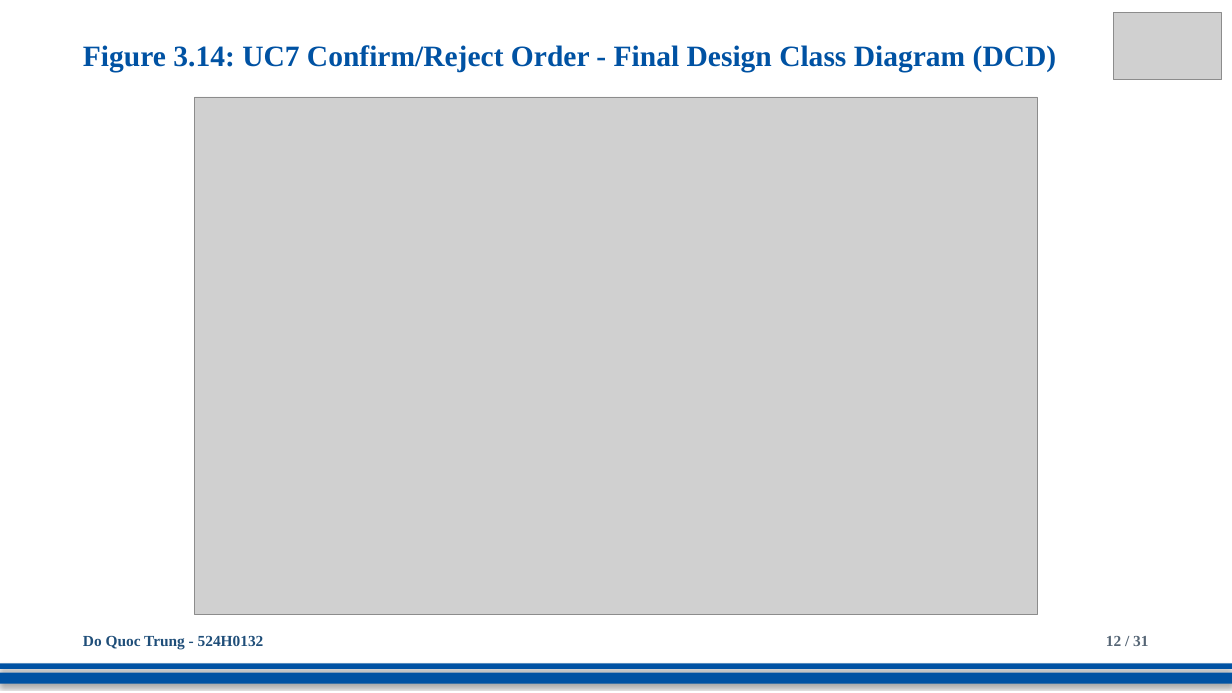
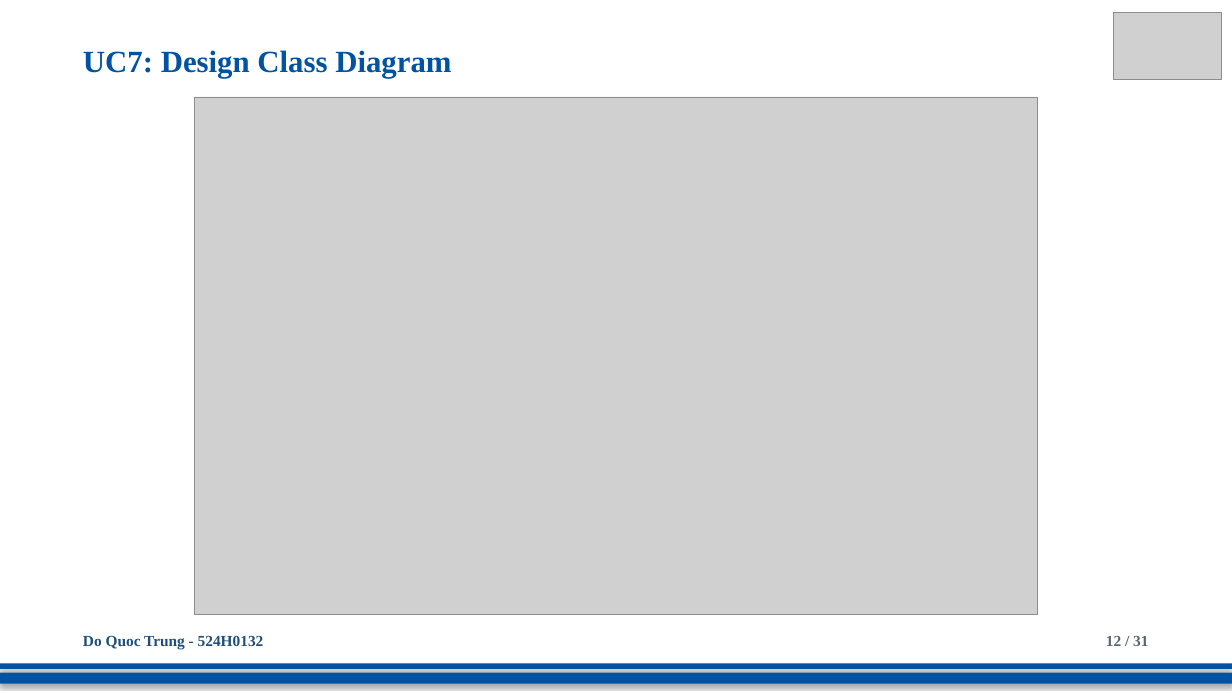
Before and after one commit to DoQuocTrung06/SaigonBite-RAD-TeamF10, a slide deck: slide 12 of Part_2/TeamF10_Presentation_for_SaigonBite.pptx. Drawn at 1232x693 pixels with LibreOffice and Linux fonts; fonts in the diff are those of the drawing; grey boxes stand for pictures. Boxes give left, top, right and bottom in pixels: in the first picture for what was removed or moved away, otherwise in the second. Text is boxed around its words. In the diff, an @@ line names an element or a change of style, - is before the commit and + after.

```diff
--- a/Part_2/TeamF10_Presentation_for_SaigonBite.pptx
+++ b/Part_2/TeamF10_Presentation_for_SaigonBite.pptx
@@ text at (83, 50, 451, 78): text changed; size 23 to 24 pt @@
-Figure 3.14: UC7 Confirm/Reject Order - Final Design Class Diagram (DCD)
+UC7: Design Class Diagram
```
Also in this commit, not shown: 29 other slides changed.
